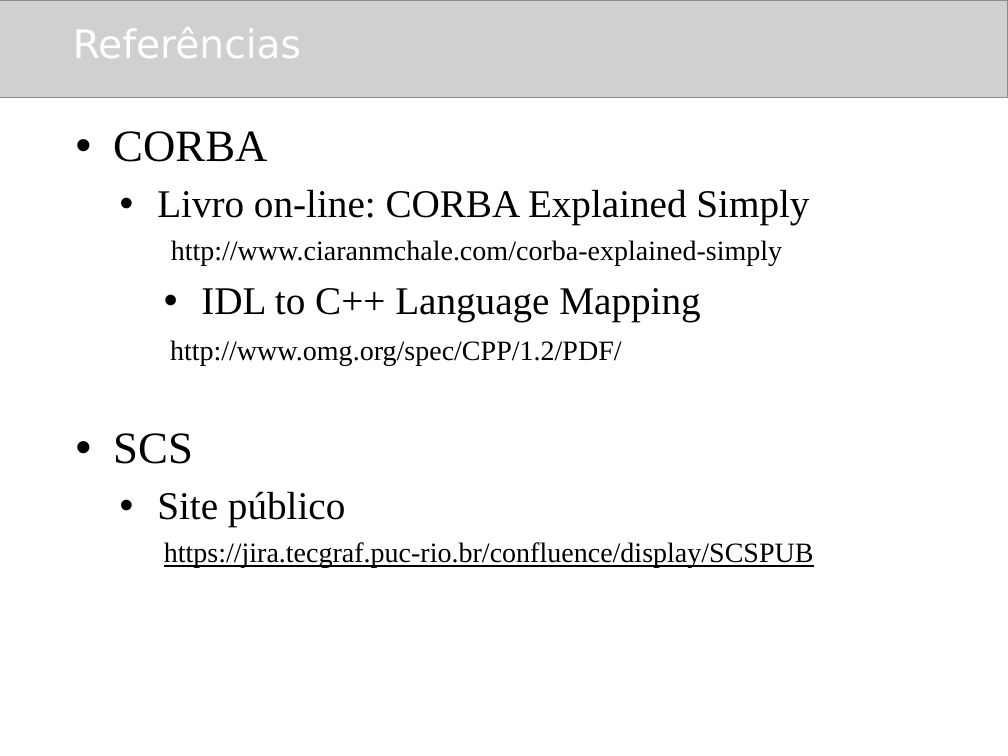
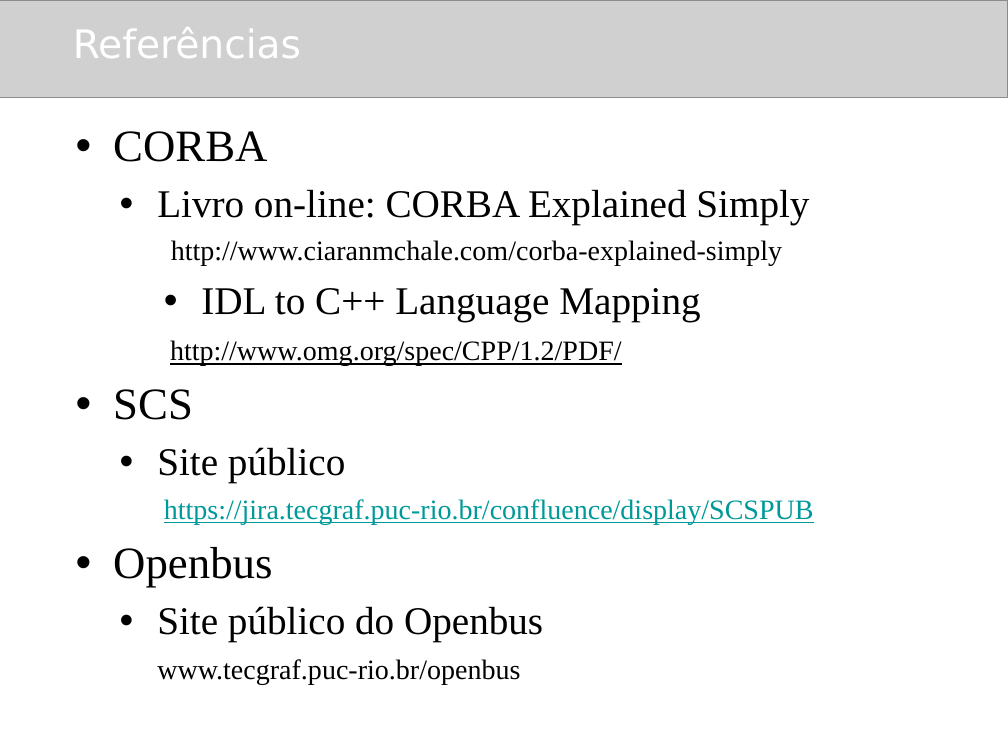
Before and after one commit to amadeubarbosa/openbus-core, a slide deck: slide 3 of docs/cursos/developer/cpp/1.Agenda_CPP.ppt (slide 4 before the commit). Drawn at 1008x756 pixels with LibreOffice and Linux fonts; fonts in the diff are those of the drawing; grey boxes stand for pictures. Boxes give left, top, right and bottom in pixels: in the first picture for what was removed or moved away, otherwise in the second. Text is boxed around its words. In the diff, an @@ line names an element or a change of style, - is before the commit and + after.

Commit message:
OPENBUS-2030 Revisar os slides do curso

```diff
--- a/docs/cursos/developer/cpp/1.Agenda_CPP.ppt
+++ b/docs/cursos/developer/cpp/1.Agenda_CPP.ppt
@@ text at (164, 340, 814, 524): underline on in "http://www.omg.org/spec/CPP/1.2/PDF/"; text colour #000000 to #009999 in "https://jira.tecgraf.puc-rio.br/confluence/display/SCSPUB" @@
@@ text at (113, 547, 543, 684): paragraphs added @@
+• Openbus
+  • Site público do Openbus
+  www.tecgraf.puc-rio.br/openbus
```
Also in this commit, not shown: 2 other slides changed, 1 slide removed.
